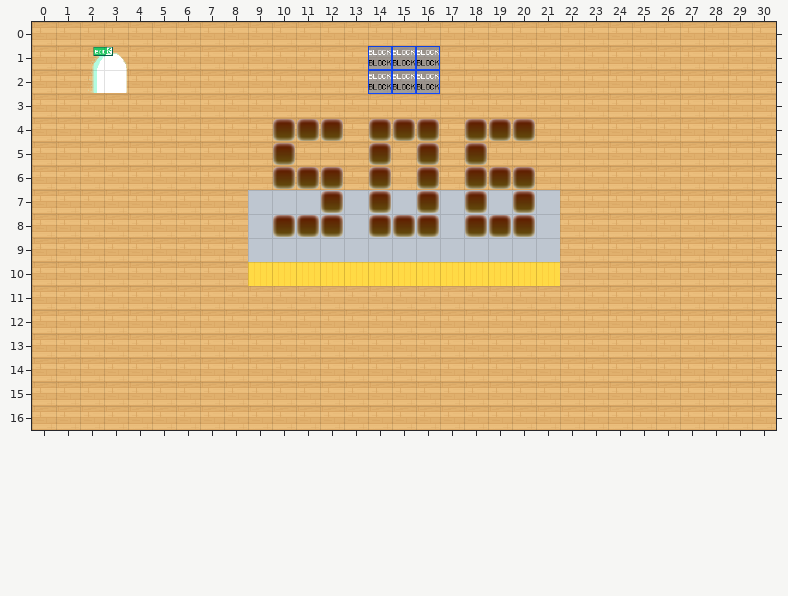
Level history. Tiled map (JSON): dist/map/506.json. The picture above was drawn from the file before the commit.
Cells are 32x32 px. Shown: x 0..30, y 0..16.
Once edited:
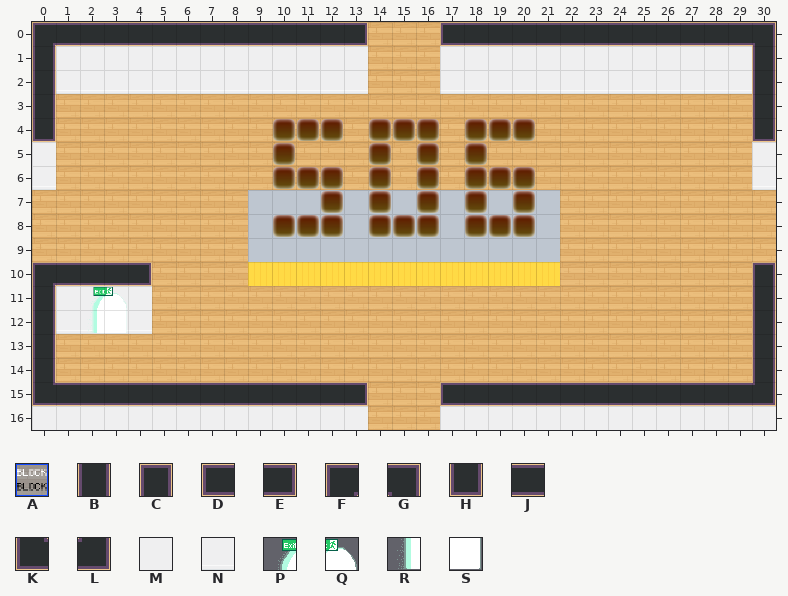
Key: from "Special_Zones": A 0; from "tileset5_export": B 44, C 45, D 46, E 47, F 48, G 49, H 55, J 56, K 58, L 59, M 62, N 72; from "worldExit": P 0, Q 1, R 2, S 3.
_ is an empty cell.
Tiles of an added or newly shown layer are drawn over the layers below it.
See-through tiles are keyed as they look on the map.
The edit:
Layer "block-north" (now hidden):
y 1..2: x 14..16 AAA -> ___
Layer "walls" (now shown):
y 0: x 0..13 ______________ -> FJJJJJJJJJJJJE; x 17..30 ______________ -> DJJJJJJJJJJJJG
y 1: x 0..13 ______________ -> BMMMMMMMMMMMMM; x 17..30 ______________ -> MMMMMMMMMMMMMB
y 2: x 0..13 ______________ -> BNNNNNNNNNNNNN; x 17..30 ______________ -> NNNNNNNNNNNNNB
y 3: x 0 _ -> B; x 30 _ -> B
y 4: x 0 _ -> H; x 30 _ -> H
y 5: x 0 _ -> M; x 30 _ -> M
y 6: x 0 _ -> N; x 30 _ -> N
y 10: x 30 _ -> C
y 11..14: x 0 _ -> B; x 30 _ -> B
y 15: x 0..13 ______________ -> KJJJJJJJJJJJJE; x 17..30 ______________ -> DJJJJJJJJJJJJL
y 16: x 0..13 ______________ -> MMMMMMMMMMMMMM; x 17..30 ______________ -> MMMMMMMMMMMMMM
Layer "walltest" (added):
y 10: x 0..4 _____ -> FJJJE
y 11: x 1..4 ____ -> MMMM
y 12: x 1..4 ____ -> NNNN
Layer "LOBBYx":
y 1: x 2..3 PQ -> __
y 2: x 2..3 RS -> __
y 11: x 2..3 __ -> PQ
y 12: x 2..3 __ -> RS
